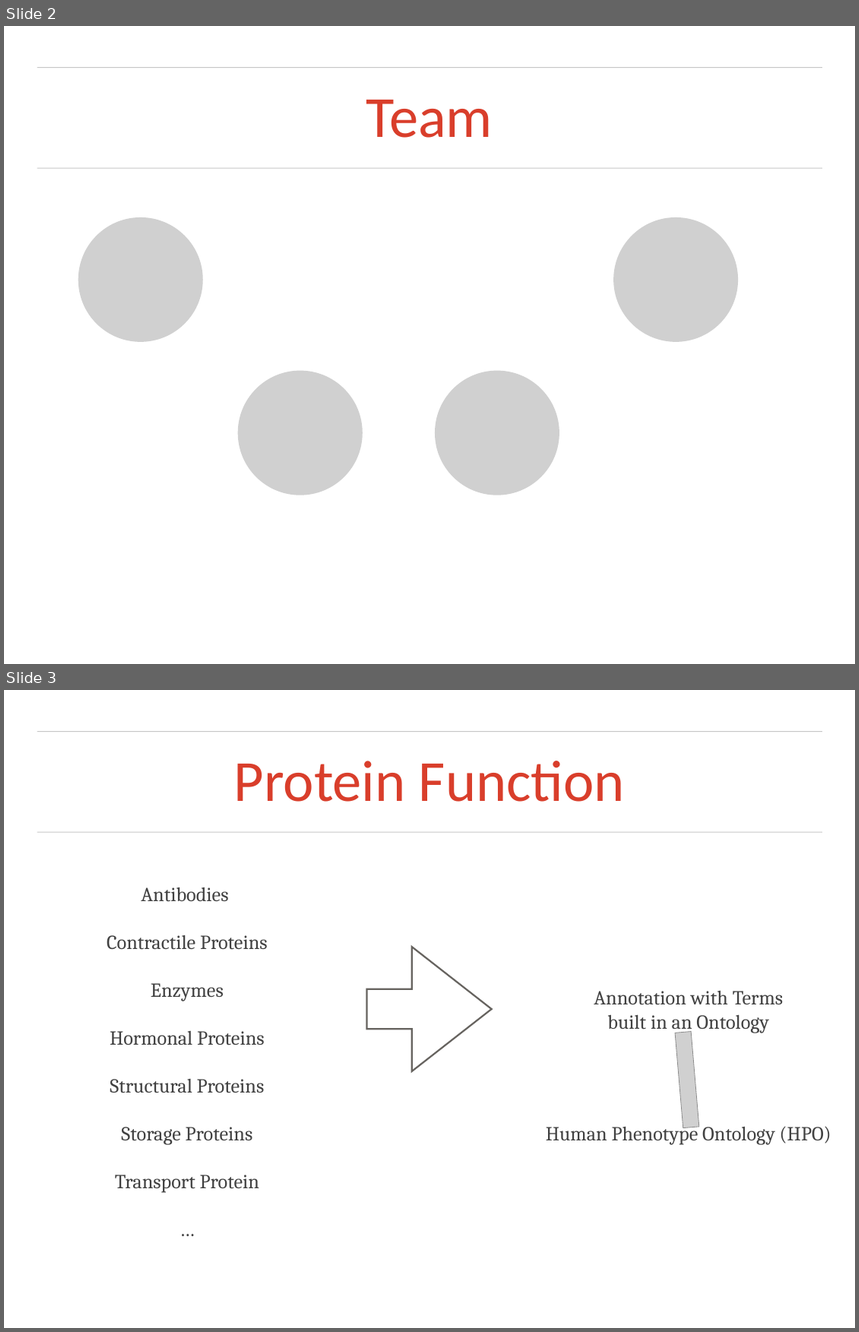
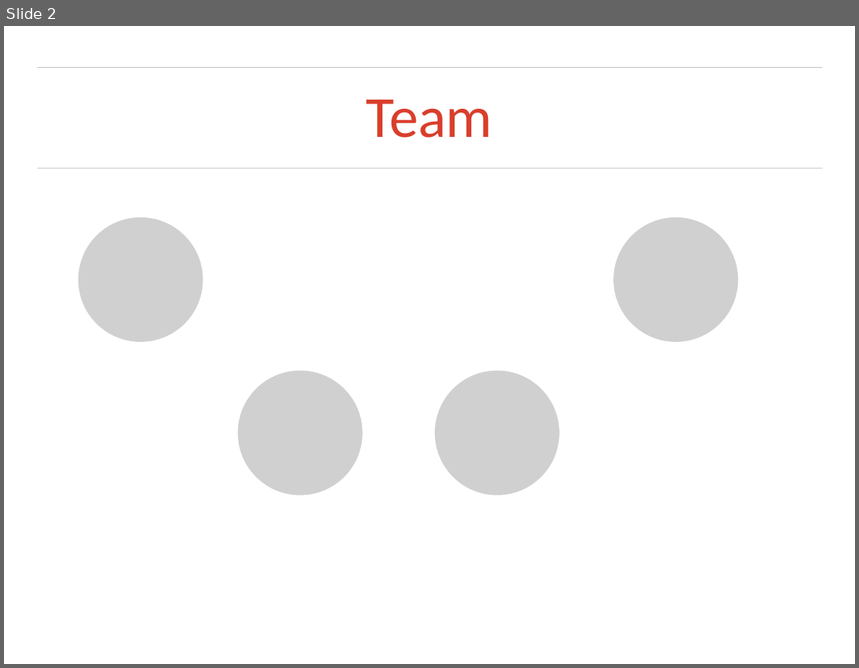
Before and after one commit to otarabai/pp2ex, a slide deck: presentations/2014.01.23/final_presentation.ppt. Shown one above the other, each under a label of ours: slides 2 and 3 before the commit, slide 2 after it. The pictures are 859x1332 and 859x668 pixels, drawn with LibreOffice and Linux fonts; fonts in the diff are those of the drawing; grey boxes stand for pictures; background and template pictures are left out. Boxes give left, top, right and bottom in pixels: in the first picture for what was removed or moved away, otherwise in the second. Text is boxed around its words. In the diff, an @@ line names an element or a change of style, - is before the commit and + after.

```diff
--- a/presentations/2014.01.23/final_presentation.ppt
+++ b/presentations/2014.01.23/final_presentation.ppt
@@ slide 3 removed at <box>4,690,855,1328</box>, background picture (left out); not listed: 2 template elements that a slide beside it also shows @@
@@ title removed at <box>234,761,625,802</box> @@
-Protein Function
@@ free removed at <box>93,859,281,1265</box> @@
-Antibodies
-Contractile Proteins
-Enzymes
-Hormonal Proteins
-Structural Proteins
-Storage Proteins
-Transport Protein
-…
@@ right arrow removed at <box>367,947,491,1072</box> @@
@@ free removed at <box>579,979,799,1039</box> @@
-Annotation with Terms built in an Ontology
@@ picture removed at <box>675,1031,699,1129</box> @@
@@ free removed at <box>525,1116,851,1150</box> @@
-Human Phenotype Ontology (HPO)
```
Also in this commit, not shown: 6 slides changed, 7 slides added, 8 other slides removed, 6 other files.
